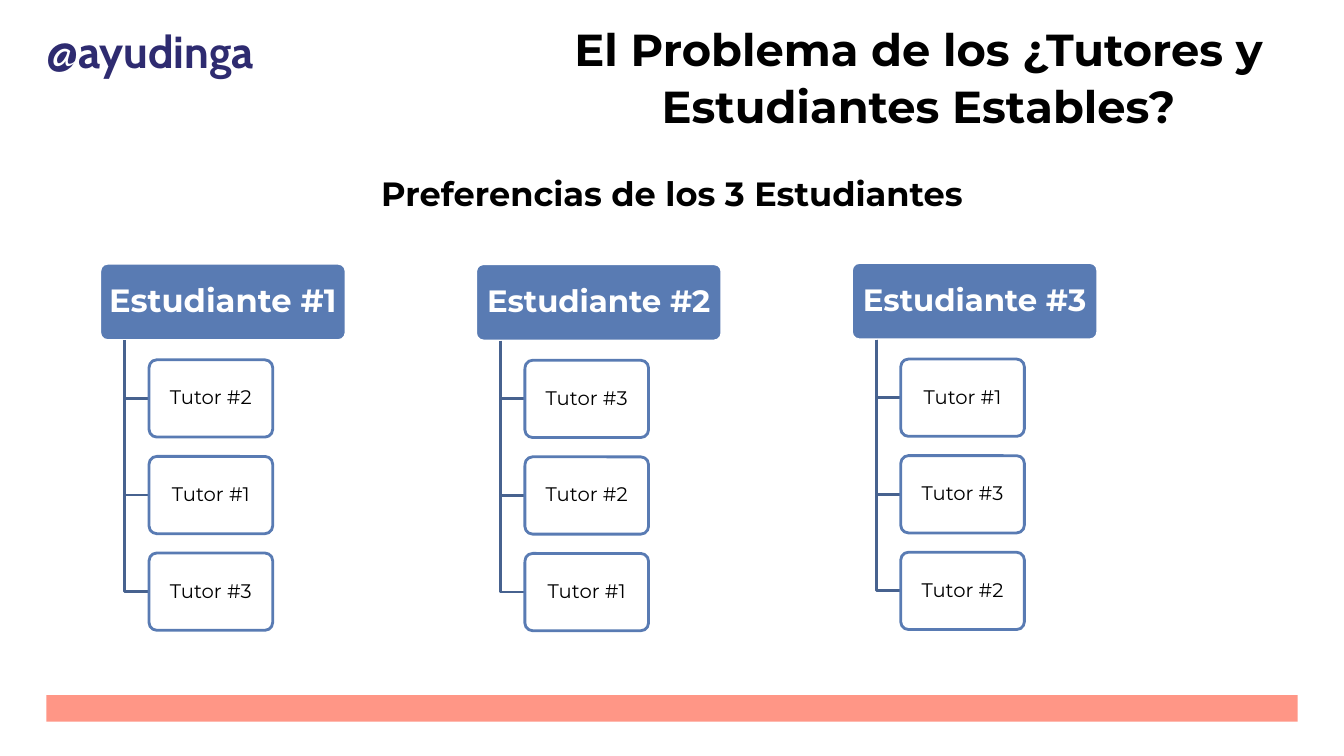
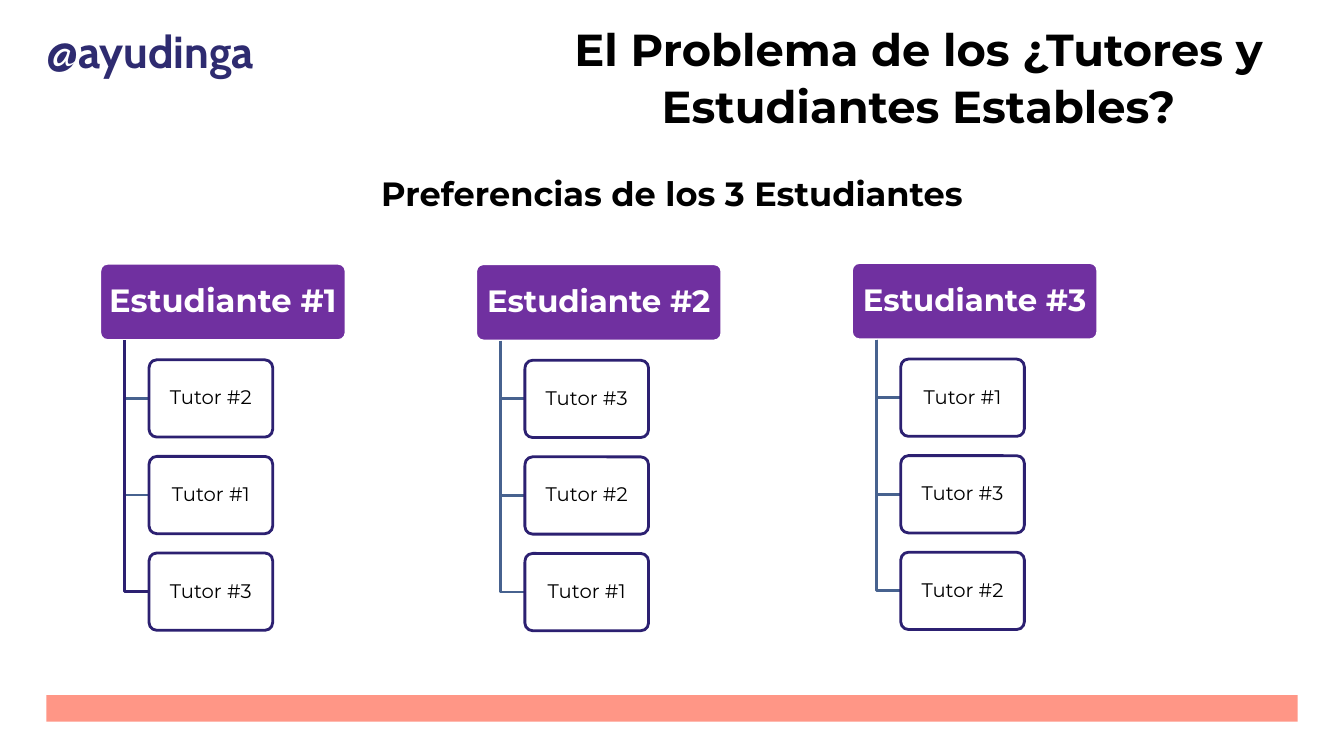
Before and after one commit to wocker/Students-Tutors-Matching, a slide deck: slide 16 of Diseño de Experimento - #PilandoAndo23.pptx. Drawn at 1344x756 pixels with LibreOffice and Linux fonts; fonts in the diff are those of the drawing; background and template pictures are left out. Boxes give left, top, right and bottom in pixels: in the first picture for what was removed or moved away, otherwise in the second. Text is boxed around its words. In the diff, an @@ line names an element or a change of style, - is before the commit and + after.

Commit message:
Actualización de Colores en Diseño del Experimento

```diff
--- a/Diseño de Experimento - #PilandoAndo23.pptx
+++ b/Diseño de Experimento - #PilandoAndo23.pptx
@@ fill #597BB3 to #7030A0 in 3 elements at [476, 264, 722, 342], [852, 262, 1098, 340], [100, 263, 346, 341] @@
@@ freeform shape at [124, 341, 148, 592]: outline #47638F 2 pt to #2C2071 2 pt @@
@@ outline #597BB3 2 pt to #2C2071 2 pt in 9 elements at [149, 360, 273, 438], [149, 457, 273, 534], [149, 554, 273, 631], [525, 360, 649, 438], [525, 457, 649, 534], [525, 554, 649, 631], [901, 359, 1025, 437], [901, 456, 1025, 533], [901, 553, 1025, 630] @@
```
